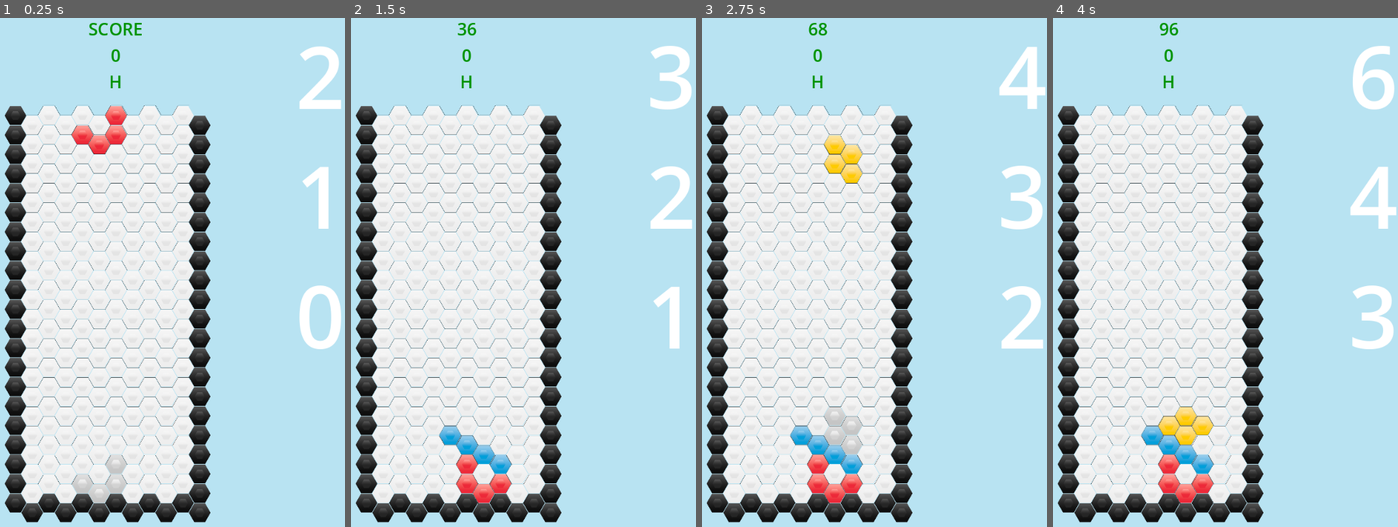
Above: before the commit, frames 1-4 (left to right).
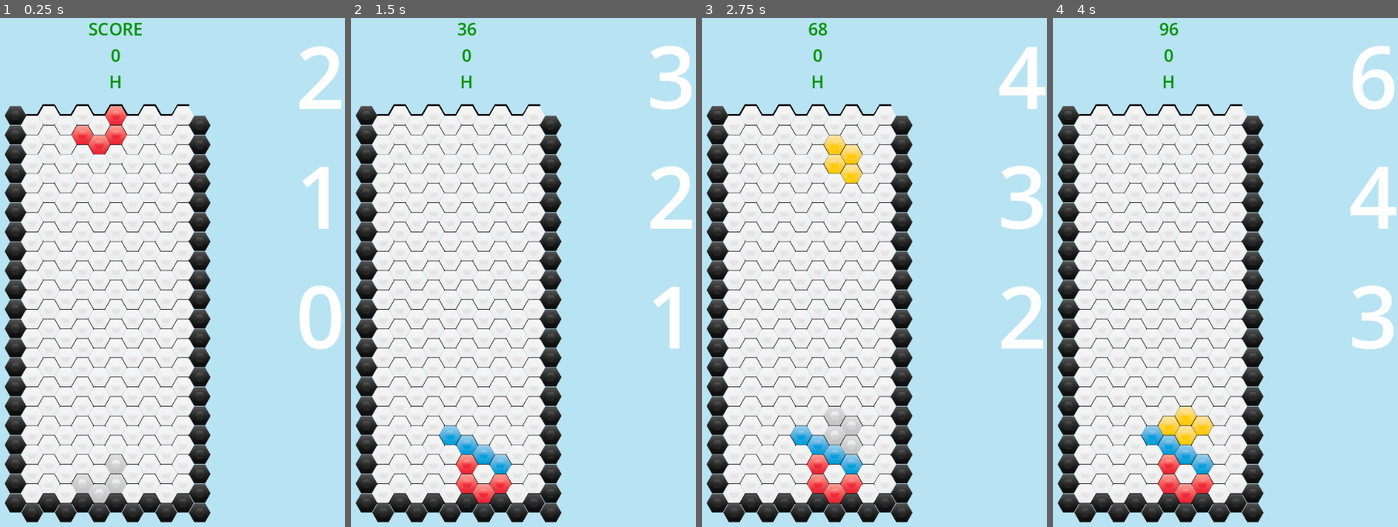
Above: after the commit, the same moments.

Repository: MrSoubi/HexoTangle
Game: Godot game, scene res://game.tscn
Two runs of this game, one before a commit and one after it. Both use one fixed random seed, a clock stepped at 60 frames per second and the inputs below.
Inputs:
- Up to frame 1 (0.25 s): no input
- Up to frame 2 (1.5 s): tap Enter at 0.5 s; hold Right 0.53-1.28 s; tap Z at 0.6 s; tap Space at 0.77, 1.25 s; tap I at 0.8, 1.35 s; hold Down from 1.28 s (still down)
- Up to frame 3 (2.75 s): tap Space at 1.52 s; tap O at 1.55, 2.1 s; release Down at 2.03 s; hold Right from 2.03 s (still down); tap T at 2.3 s
- Up to frame 4 (4 s): tap Enter at 2.75 s; release Right at 2.78 s; hold Up 2.78-3.53 s; tap T at 2.85 s; tap Space at 3.02, 3.5, 3.77 s; tap L at 3.05, 3.6 s; hold Left from 3.53 s (still down); tap J at 3.8 s

The runs differ from the first frame. In frame 1, 3.1% of the frame differs, in the area x 7-55%, y 16-96%; in frame 2, 3.1%; in frame 3, 3.1%; in frame 4, 3.1%.

Commit message:
Added separation lines, close #5

Diff:
--- a/Scripts/grid.gd
+++ b/Scripts/grid.gd
@@ -49,11 +49,18 @@
 
 var score = 0;
 
-var offsetX = -14
-var offsetY = -18
+var offsetX = -14.5
+var offsetY = -18.4
 
 # Called when the node enters the scene tree for the first time.
 func _ready():
+	# Separation lines
+	for n in range(GRID_HEIGHT):
+		sepArray.append(sepLine.instantiate())
+		sepArray[n].scale = Vector2(0.31, 0.31)
+		sepArray[n].position += Vector2(offsetX, ((n-5)*113*0.3) + offsetY)
+		add_child(sepArray[n])
+
 	# Generation of every cell and setting of the positions
 	for n in range(GRID_HEIGHT):
 		#sepArray[n].position = Vector2(0, 0)
@@ -71,12 +78,6 @@
 
 	for col in range(GRID_WIDTH):
 		grid[GRID_HEIGHT-1][col].setState(Cell.State.BLOCKED, textureBlocked)
-
-	for n in range(GRID_HEIGHT):
-		sepArray.append(sepLine.instantiate())
-		sepArray[n].scale = Vector2(0.31, 0.31)
-		sepArray[n].position += Vector2(offsetX, ((n-5)*113*0.3) + offsetY)
-		add_child(sepArray[n])
 
 	nextQueue.append(getRandomHexType());
 	nextQueue.append(getRandomHexType());
--- a/Scripts/grid_2.gd
+++ /dev/null
@@ -1,361 +0,0 @@
-extends Node2D
-
-var texture_O: Texture2D = load("res://Sprites/Hex_Yellow.png")
-var texture_I: Texture2D = load("res://Sprites/Hex_Blue.png")
-var texture_T: Texture2D = load("res://Sprites/Hex_Purple.png")
-var texture_L: Texture2D = load("res://Sprites/Hex_Orange.png")
-var texture_J: Texture2D = load("res://Sprites/Hex_DarkBlue.png")
-var texture_S: Texture2D = load("res://Sprites/Hex_Green.png")
-var texture_Z: Texture2D = load("res://Sprites/Hex_Red.png")
-
-const GRID_HEIGHT: int = 21;
-const GRID_WIDTH: int = 11;
-
-const GRID_SCALE: float = 0.3;
-
-const CELL_SIZE: float = 65.0 * GRID_SCALE;
-const CELL_HEIGHT: float = sqrt(3.0) * CELL_SIZE;
-const CELL_WIDTH: float = 2.0 * CELL_SIZE;
-const VERTICAL_SPACING: float = 0.5 * CELL_HEIGHT;
-const HORIZONTAL_SPACING: float = 0.75 * CELL_WIDTH;
-
-const ORIGIN: Vector2 = Vector2(100, 100);
-
-enum Direction {TOP, TOP_RIGHT, BOTTOM_RIGHT, BOTTOM, BOTTOM_LEFT, TOP_LEFT}
-
-enum HexType {I, O, T, L, J, Z, S};
-
-var cell = load("res://Cell.tscn");
-var hexomino = load("res://Scripts/hexomino.gd");
-
-var gridDirection = Direction.TOP;
-
-var currentHexomino;
-var heldHexomino = -1;
-
-var grid = [];
-
-# Called when the node enters the scene tree for the first time.
-func _ready():
-	global_translate(get_viewport().size/2)
-
-	# Generation of every cell and setting of the positions
-	for n in range(GRID_HEIGHT):
-		var r = [];
-		for m in range(GRID_WIDTH):
-			r.append(cell.instantiate());
-			add_child(r[m]);
-			r[m].position = Vector2(m * HORIZONTAL_SPACING - (GRID_WIDTH * HORIZONTAL_SPACING / 2.), (int(m % 2 == 1) + 2 * n) * VERTICAL_SPACING - (GRID_HEIGHT * VERTICAL_SPACING / 2.));
-			#r[m].get_node("Label").text = str(n) + "," + str(m);
-		grid.append(r);
-
-	for row in range(GRID_HEIGHT):
-		grid[row][0].setState(Cell.State.BLOCKED, null)
-		grid[row][GRID_WIDTH-1].setState(Cell.State.BLOCKED, null)
-
-	for col in range(GRID_WIDTH):
-		grid[GRID_HEIGHT-1][col].setState(Cell.State.BLOCKED, null)
-
-	@warning_ignore("integer_division")
-	currentHexomino = hexomino.new(Vector2(3,GRID_WIDTH/2), Direction.TOP, HexType.O, texture_O);
-	drawHexomino();
-
-func drawHexomino():
-	var localPositions = currentHexomino.getPositions();
-
-	for i in range(4):
-		var localCell = localPositions[i]
-		grid[localCell.x][localCell.y].setState(Cell.State.MOVING, currentHexomino.texture)
-
-func undrawHexomino():
-	var localPositions = currentHexomino.getPositions();
-
-	for i in range(4):
-		var localCell = localPositions[i]
-		grid[localCell.x][localCell.y].setState(Cell.State.FREE, null)
-
-func isInverseLineFull(row: int) -> bool:
-	var result: bool = true;
-
-	for i in range(GRID_WIDTH):
-		if i%2 == 0:
-			result = result && !grid[row][i].isEmpty();
-		else:
-			result = result && !grid[row-1][i].isEmpty();
-
-	return result;
-
-func isLineFull(row: int) -> bool:
-	var result: bool = true;
-
-	for i in range(GRID_WIDTH):
-		result = result && !grid[row][i].isEmpty();
-
-	return result;
-
-func getFullLines() -> Array:
-	var result = [];
-
-	for i in range(GRID_HEIGHT):
-		if (isLineFull(i) && i != GRID_HEIGHT-1):
-			result.append(i);
-
-	return result;
-
-func getFullInverseLines() -> Array:
-	var result = [];
-
-	for i in range(GRID_HEIGHT):
-		if (isInverseLineFull(i) && i != GRID_HEIGHT-1):
-			result.append(i);
-
-	return result;
-
-func handleFullLines():
-	var fullLines = getFullLines();
-
-	for row in fullLines:
-		removeLine(row);
-
-	#fullLines = getFullInverseLines();
-
-	for row in fullLines:
-		#removeInverseLine(row);
-		pass
-
-	return fullLines.size();
-
-# Doesn't work with different textures...
-# The grid should be a double array of hexominos instead.
-func removeLine(row: int):
-	if (row == 0):
-		for col in range(1, GRID_WIDTH-1):
-			grid[row][col].setState(Cell.State.FREE, null);
-	else:
-		for col in range(1, GRID_WIDTH-1):
-			grid[row][col].setState(grid[row-1][col].state, grid[row-1][col].texture);
-		removeLine(row-1)
-
-func removeInverseLine(row: int):
-	if (row == 0):
-		for col in range(1, GRID_WIDTH-1):
-			grid[row][col].setState(Cell.State.FREE, null);
-	else:
-		for col in range(1, GRID_WIDTH-1):
-			grid[row][col].setState(grid[row-1][col].state, null);
-		removeLine(row-1)
-
-func isPositionValid(hex: Hexomino) -> bool:
-	var positions = hex.getPositions()
-	var result = true;
-
-	for i in range(4):
-		var localX = positions[i].x
-		var localY = positions[i].y
-		result = result && grid[localX][localY].state != Cell.State.BLOCKED
-
-	return result;
-
-func update() -> int:
-	var score = 0;
-	var localHex = hexomino.new(currentHexomino.position, currentHexomino.dir, currentHexomino.type, currentHexomino.texture);
-	localHex.move(addDirections(Direction.BOTTOM, gridDirection));
-	if isPositionValid(localHex):
-		undrawHexomino();
-		currentHexomino = localHex;
-		drawHexomino();
-	else:
-		#undrawHexomino();
-		blockHexomino();
-		score = handleFullLines();
-		@warning_ignore("integer_division")
-		var type = getRandomHexType()
-		currentHexomino = hexomino.new(Vector2(3,GRID_WIDTH/2), Direction.TOP, type, GetTextureFromType(type));
-
-	return score;
-
-func GetTextureFromType(type: HexType) -> Texture2D:
-	var result: Texture2D;
-
-	match(type):
-		HexType.I:
-			result = texture_I;
-		HexType.O:
-			result = texture_O;
-		HexType.T:
-			result = texture_T;
-		HexType.L:
-			result = texture_L;
-		HexType.J:
-			result = texture_J;
-		HexType.Z:
-			result = texture_Z;
-		HexType.S:
-			result = texture_S;
-
-	return result;
-
-func getRandomHexType() -> HexType:
-	var k = randi_range(1, 7);
-	var result;
-
-	match(k):
-		1:
-			result = HexType.I;
-		2:
-			result = HexType.O;
-		3:
-			result = HexType.T;
-		4:
-			result = HexType.L;
-		5:
-			result = HexType.J;
-		6:
-			result = HexType.Z;
-		7:
-			result = HexType.S;
-
-	return result;
-
-func blockHexomino():
-	var localPositions = currentHexomino.getPositions();
-
-	for i in range(4):
-		var localCell = localPositions[i]
-		grid[localCell.x][localCell.y].setState(Cell.State.BLOCKED, currentHexomino.texture)
-
-func addDirections(dir1: Direction, dir2: Direction) -> Direction:
-	var val1 = int(dir1);
-	var val2 = int(dir2);
-
-	var result: Direction;
-
-	match (val1 + val2) % 6:
-		0:
-			result = Direction.TOP
-		1:
-			result = Direction.TOP_RIGHT
-		2:
-			result = Direction.BOTTOM_RIGHT
-		3:
-			result = Direction.BOTTOM
-		4:
-			result = Direction.BOTTOM_LEFT
-		5:
-			result = Direction.TOP_LEFT
-
-	return result;
-
-func _input(event):
-	if event is InputEventKey and event.pressed:
-		var localHex = hexomino.new(currentHexomino.position, currentHexomino.dir, currentHexomino.type, currentHexomino.texture);
-
-		if event.keycode == KEY_DOWN:
-			localHex.move(addDirections(Direction.BOTTOM, gridDirection))
-		if event.keycode == KEY_RIGHT:
-			localHex.moveRight();
-		if event.keycode == KEY_LEFT:
-			localHex.moveLeft();
-		#if event.keycode == KEY_UP:
-			#localHex.move(addDirections(Direction.TOP, gridDirection));
-		if event.keycode == KEY_A:
-			localHex = tryRotationAntiClockwise();
-		if event.keycode == KEY_Z:
-			localHex = tryRotationClockwise();
-		if event.keycode == KEY_D:
-			if (hold() == true):
-				var type = getRandomHexType()
-				localHex = hexomino.new(Vector2(3,GRID_WIDTH/2), Direction.TOP, type, GetTextureFromType(type));
-			else:
-				localHex = hexomino.new(Vector2(3,GRID_WIDTH/2), Direction.TOP, heldHexomino, heldHexomino.texture);
-				heldHexomino = -1;
-		#if event.keycode == KEY_I:
-			#localHex.type = HexType.I;
-		#if event.keycode == KEY_O:
-			#localHex.type = HexType.O;
-		#if event.keycode == KEY_T:
-			#localHex.type = HexType.T;
-		#if event.keycode == KEY_L:
-			#localHex.type = HexType.L;
-		#if event.keycode == KEY_J:
-			#localHex.type = HexType.J;
-		#if event.keycode == KEY_Z:
-			#localHex.type = HexType.Z;
-		#if event.keycode == KEY_S:
-			#localHex.type = HexType.S;
-		if event.keycode == KEY_UP:
-			localHex = hardDrop();
-		#if event.keycode == KEY_A:
-			#rotateGrid();
-
-		if isPositionValid(localHex):
-			undrawHexomino();
-			currentHexomino = localHex;
-			drawHexomino();
-
-func rotateGrid():
-	gridDirection = addDirections(gridDirection, Direction.TOP_RIGHT);
-	var tween = get_tree().create_tween()
-	tween.tween_property(self, "rotation_degrees", self.rotation_degrees - 60, 0.08)
-	#rotate(deg_to_rad(-60));
-	#tween.tween_callback(self.queue_free)
-
-func hardDrop() -> Hexomino:
-	var localHex = hexomino.new(currentHexomino.position, currentHexomino.dir, currentHexomino.type, currentHexomino.texture);
-
-	localHex.move(addDirections(Direction.BOTTOM, gridDirection));
-
-	while (isPositionValid(localHex)):
-		localHex.move(addDirections(Direction.BOTTOM, gridDirection));
-
-	localHex.move(addDirections(Direction.TOP, gridDirection))
-	return localHex;
-
-func tryRotationAntiClockwise() -> Hexomino:
-	var localHex = hexomino.new(currentHexomino.position, currentHexomino.dir, currentHexomino.type, currentHexomino.texture);
-	var baseHex = hexomino.new(currentHexomino.position, currentHexomino.dir, currentHexomino.type, currentHexomino.texture);
-
-	localHex.rotateAntiClockwise();
-
-	if (!isPositionValid(localHex)):
-		localHex.move(addDirections(Direction.TOP_LEFT, gridDirection));
-
-		if (!isPositionValid(localHex)):
-			localHex = baseHex;
-			localHex.rotateAntiClockwise();
-			localHex.move(addDirections(Direction.TOP_RIGHT, gridDirection));
-
-			if (!isPositionValid(localHex)):
-				localHex = baseHex;
-				localHex.rotateAntiClockwise();
-				localHex.move(addDirections(Direction.TOP, gridDirection));
-
-	return localHex;
-
-func tryRotationClockwise() -> Hexomino:
-	var localHex = hexomino.new(currentHexomino.position, currentHexomino.dir, currentHexomino.type, currentHexomino.texture);
-	var baseHex = hexomino.new(currentHexomino.position, currentHexomino.dir, currentHexomino.type, currentHexomino.texture);
-
-	localHex.rotateClockwise();
-
-	if (!isPositionValid(localHex)):
-		localHex.move(addDirections(Direction.TOP_RIGHT, gridDirection));
-
-		if (!isPositionValid(localHex)):
-			localHex = baseHex;
-			localHex.rotateClockwise();
-			localHex.move(addDirections(Direction.TOP_LEFT, gridDirection));
-
-			if (!isPositionValid(localHex)):
-				localHex = baseHex;
-				localHex.rotateClockwise();
-				localHex.move(addDirections(Direction.TOP, gridDirection));
-
-	return localHex;
-
-func hold() -> bool:
-	if (heldHexomino == -1):
-		heldHexomino = currentHexomino.type
-		return true;
-	else:
-		return false;
Binary file changed: Sprites/SeparationLine.png
Not shown, changed: Sprites/SeparationLine.psd
